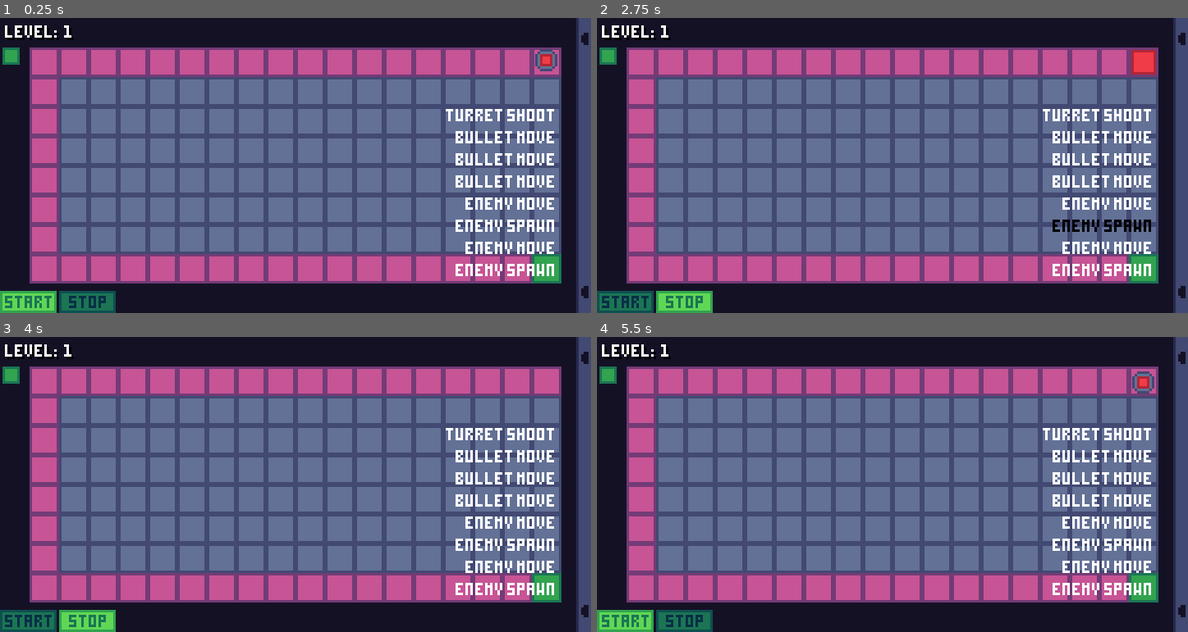
Above: before the commit, frames 1-4 (two rows, left to right).
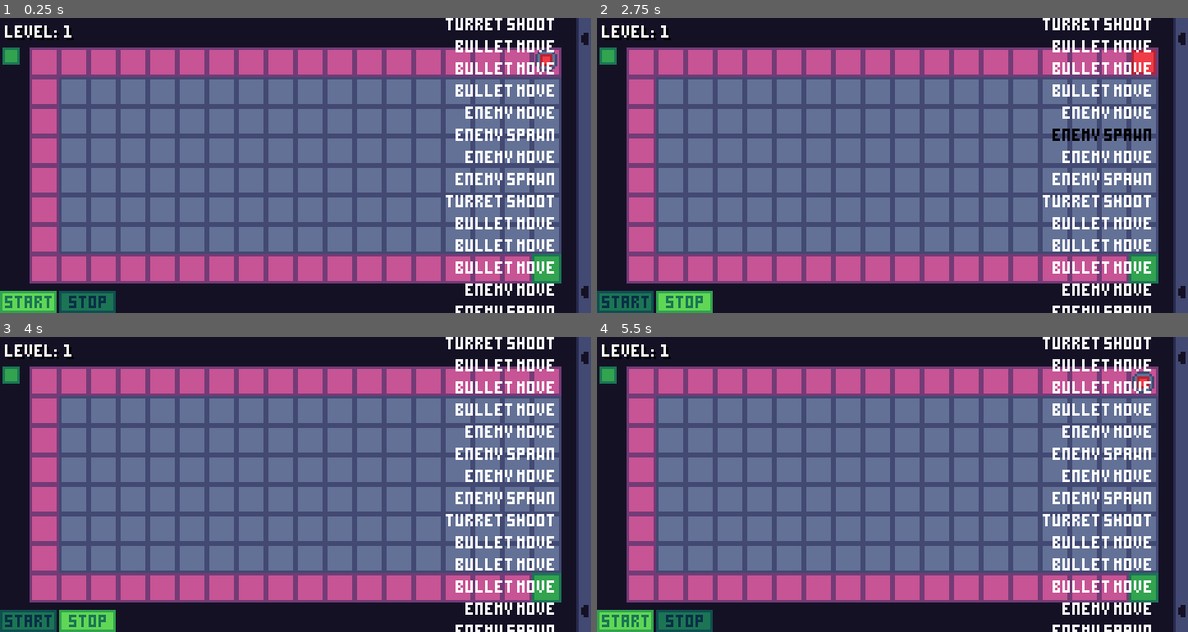
Above: after the commit, the same moments.

Repository: mariothedog/brackeys-game-jam
Game: Godot game, scene res://main/main.tscn
The game is run twice, just before and just after one commit, with the same random seed, the same clock (stepped at 60 frames per second) and the same inputs.
Inputs (mouse positions are in pixels of both pictures, inside the frame that each line leads up to):
- Up to frame 1 (0.25 s): no input
- Up to frame 2 (2.75 s): click (626, 301) at 0.5 s; click (685, 301) at 1.25 s; click (626, 301) at 2 s
- Up to frame 3 (4 s): click (88, 620) at 2.75 s; click (29, 620) at 3.5 s
- Up to frame 4 (5.5 s): click (685, 620) at 4.25 s; move the mouse to (1022, 469) at 5.02 s; click (1022, 469) at 5.17 s

The runs differ from the first frame. In frame 1, 4.6% of the frame differs, in the area x 75-94%, y 0-100%; in frame 2, 5.0%; in frame 3, 4.6%; in frame 4, 4.6%.

Commit message:
Make level 1 completable with only 1 turret

Diff:
--- a/src/levels/resources/level_1.tres
+++ b/src/levels/resources/level_1.tres
@@ -13,6 +13,6 @@
 }
 enemy_paths = [ PoolVector2Array( 18, 1, 17, 1, 16, 1, 15, 1, 14, 1, 13, 1, 12, 1, 11, 1, 10, 1, 9, 1, 8, 1, 7, 1, 6, 1 …(187 unchanged characters)…
 num_lives = 1
-num_turrets = 3
-num_enemies = 5
-steps = [ 0, 1, 1, 1, 3, 2, 3, 2 ]
+num_turrets = 2
+num_enemies = 4
+steps = [ 0, 1, 1, 1, 3, 2, 3, 2, 0, 1, 1, 1, 3, 2, 3 ]
